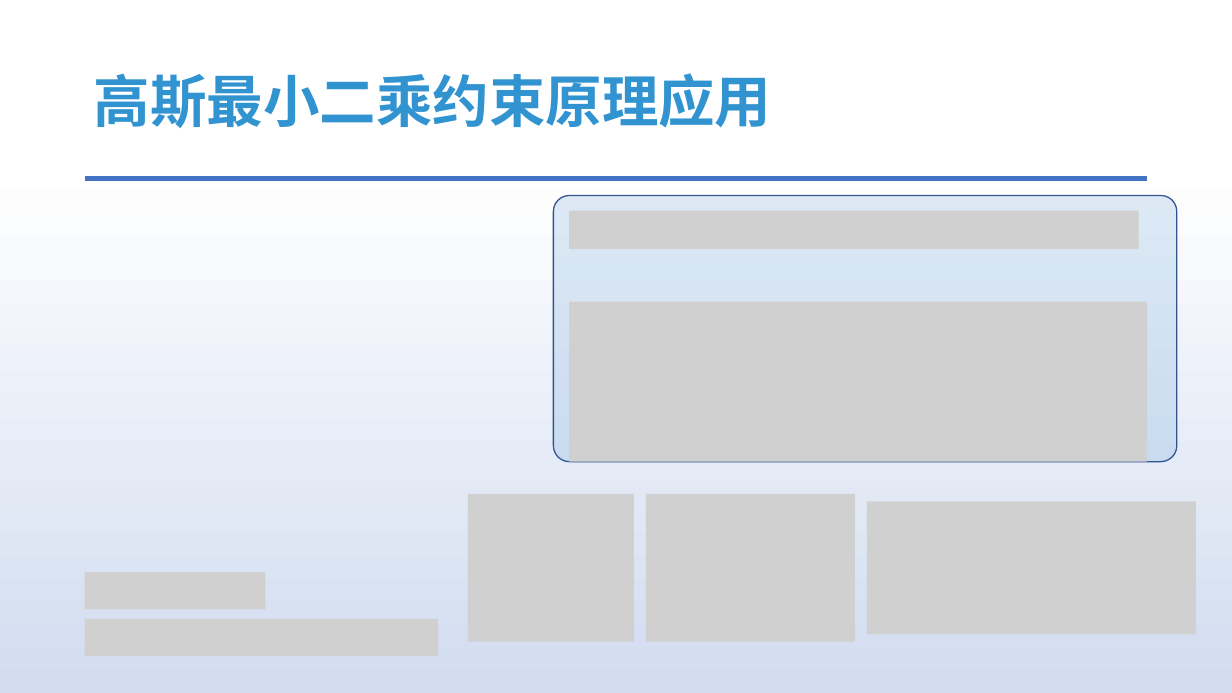
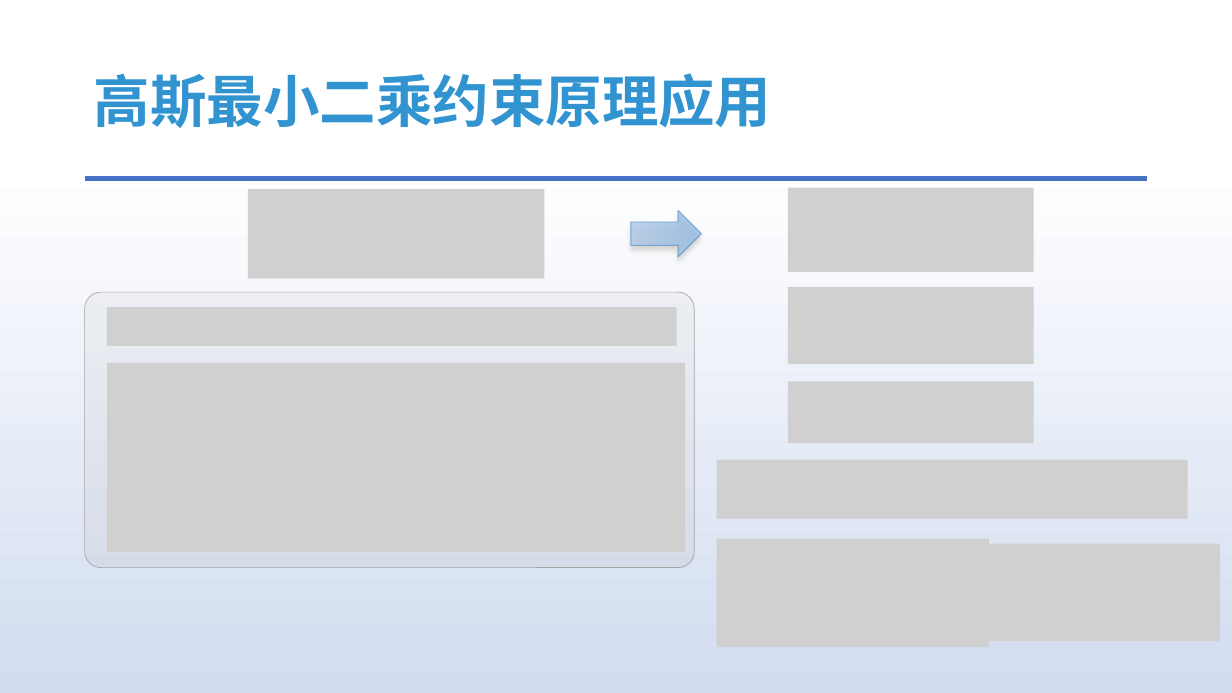
Before and after one commit to answerear/UnityFluid, a slide deck: slide 9 of doc/流体模拟入门分享-Part II.pptx. Drawn at 1232x693 pixels with LibreOffice and Linux fonts; fonts in the diff are those of the drawing; grey boxes stand for pictures. Boxes give left, top, right and bottom in pixels: in the first picture for what was removed or moved away, otherwise in the second. Text is boxed around its words. In the diff, an @@ line names an element or a change of style, - is before the commit and + after.

```diff
--- a/doc/流体模拟入门分享-Part II.pptx
+++ b/doc/流体模拟入门分享-Part II.pptx
@@ picture added at <box>248,189,544,279</box> @@
@@ picture added at <box>788,188,1034,272</box> @@
@@ picture removed at <box>569,211,1140,250</box> @@
@@ down arrow added at <box>631,211,701,257</box>, fill gradient #B1CBE9 to #A3C1E5 to #93B9E4, outline #5B9BD5 0.5 pt @@
@@ rounded rectangle: place and size @@
-rounded rectangle at <box>554,196,1177,462</box>
+rounded rectangle at <box>85,292,695,567</box>
@@ rounded rectangle at <box>85,292,695,567</box>: fill #5B9BD5 at 20% opacity to gradient #D2D2D2 to #C8C8C8 to #C0C0C0; outline #325491 1 pt to #A5A5A5 0.5 pt @@
@@ picture added at <box>788,287,1034,364</box> @@
@@ picture added at <box>107,307,677,346</box> @@
@@ picture removed at <box>569,301,1148,461</box> @@
@@ picture added at <box>107,363,686,553</box> @@
@@ picture added at <box>788,382,1034,444</box> @@
@@ picture added at <box>717,459,1189,518</box> @@
@@ picture removed at <box>468,494,634,642</box> @@
@@ picture removed at <box>646,494,855,642</box> @@
@@ picture added at <box>717,539,841,647</box> @@
@@ picture added at <box>835,539,989,647</box> @@
@@ picture: place and size @@
-picture at <box>867,502,1196,635</box>
+picture at <box>980,543,1220,640</box>
@@ picture removed at <box>85,572,266,609</box> @@
@@ picture removed at <box>85,619,439,656</box> @@
```
Also in this commit, not shown: 7 other slides changed.
